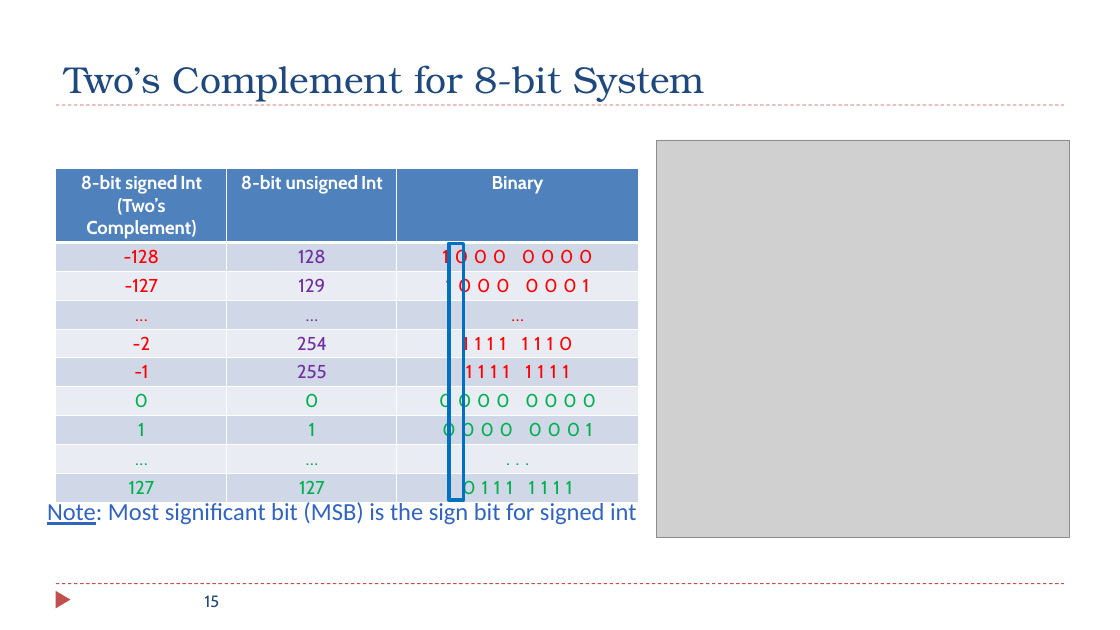
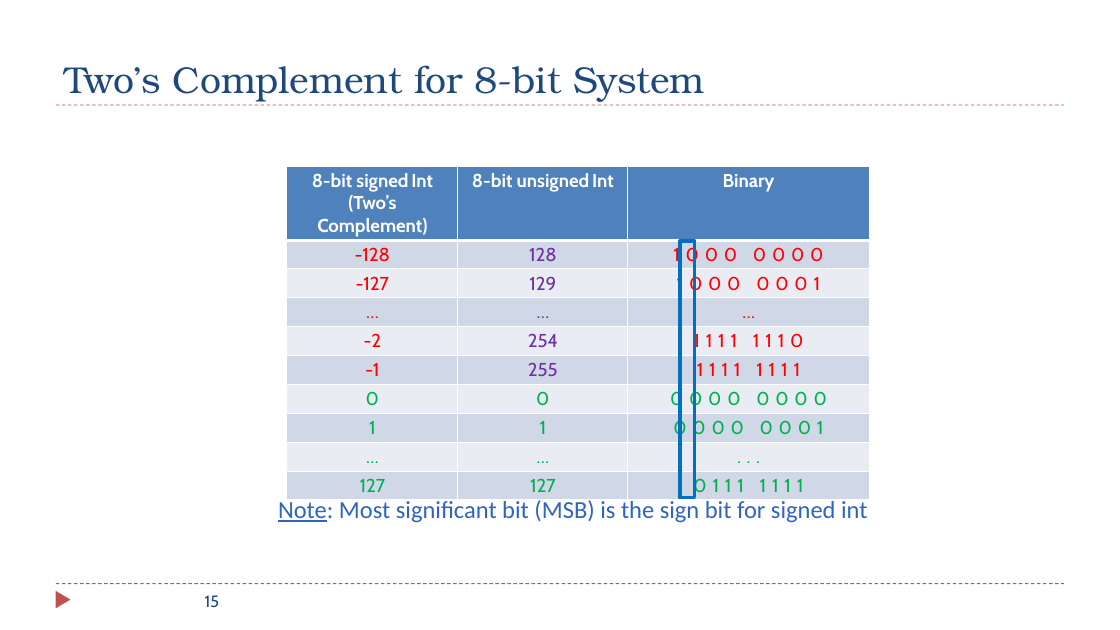
Before and after one commit to guhofstra/CSC111Sp26, a slide deck: slide 18 of PPTs/Ch2_Data_Representation.pptx. Drawn at 1120x630 pixels with LibreOffice and Linux fonts; fonts in the diff are those of the drawing; grey boxes stand for pictures. Boxes give left, top, right and bottom in pixels: in the first picture for what was removed or moved away, otherwise in the second. Text is boxed around its words. In the diff, an @@ line names an element or a change of style, - is before the commit and + after.

```diff
--- a/PPTs/Ch2_Data_Representation.pptx
+++ b/PPTs/Ch2_Data_Representation.pptx
@@ picture removed at (656, 140, 1070, 538) @@
@@ table: place and size @@
-table at (56, 169, 639, 503)
+table at (287, 166, 870, 501)
@@ rectangle: place and size @@
-rectangle at (449, 244, 464, 501)
+rectangle at (680, 241, 695, 498)
@@ text "Note: Most significant bit (MSB) ...": place and size @@
-text "Note: Most significant bit (MSB) ..." at (47, 501, 636, 525)
+text "Note: Most significant bit (MSB) ..." at (278, 498, 867, 523)
```
Also in this commit, not shown: 4 other slides changed.
